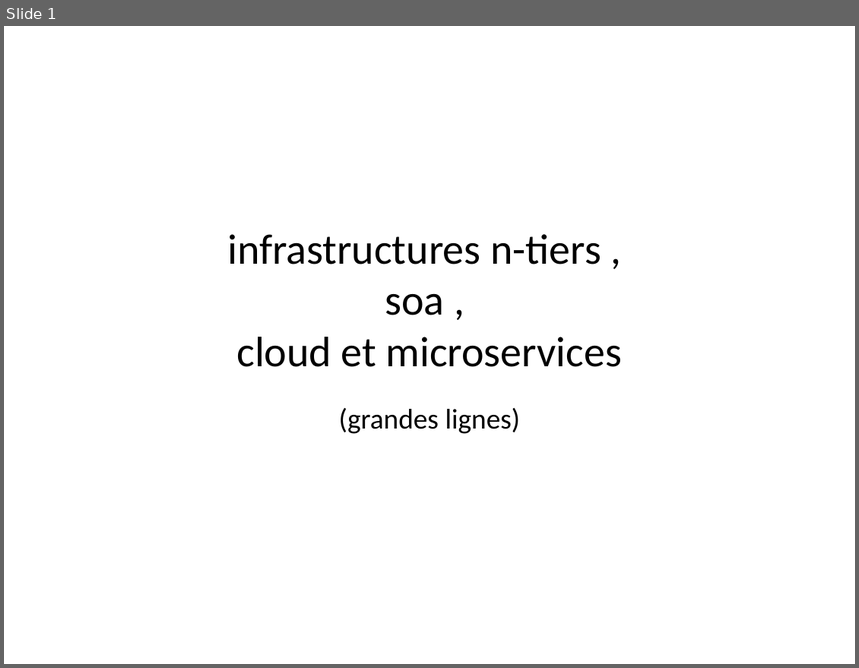
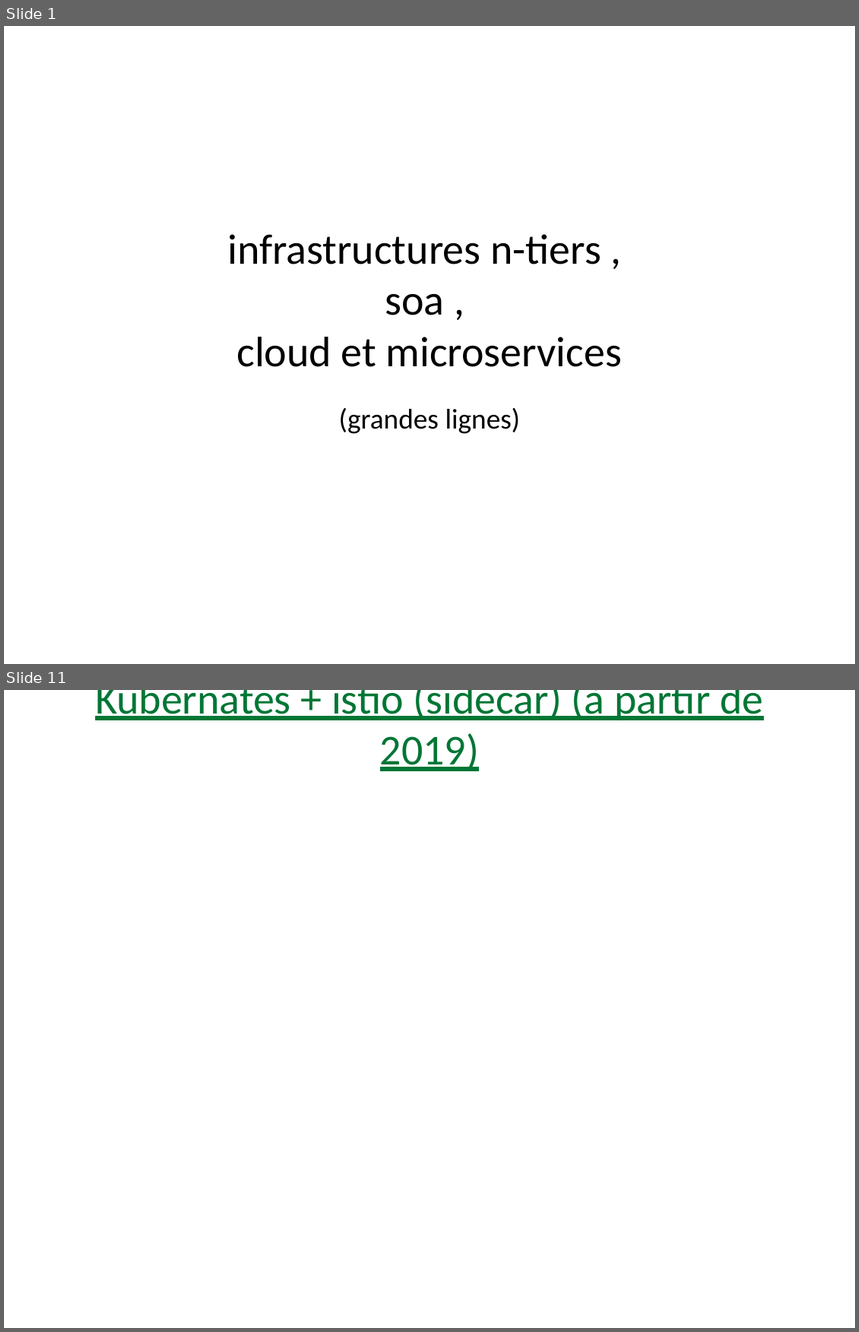
Before and after one commit to didier-tp/afc2021, a slide deck: docs/infrastructures_cloud_et_microservices.pptx. Shown one above the other, each under a label of ours: slide 1 before the commit, slides 1 and 11 after it; the slides between them are not shown. The pictures are 859x668 and 859x1332 pixels, drawn with LibreOffice and Linux fonts; fonts in the diff are those of the drawing. Boxes give left, top, right and bottom in pixels: in the first picture for what was removed or moved away, otherwise in the second. Text is boxed around its words. In the diff, an @@ line names an element or a change of style, - is before the commit and + after.

```diff
--- a/docs/infrastructures_cloud_et_microservices.pptx
+++ b/docs/infrastructures_cloud_et_microservices.pptx
@@ slide 11 added at [4,690,855,1328], background #FFFFFF @@
@@ text added at [95,690,763,771], 36 pt, text #007635, underline @@
+Kubernates + istio (sidecar) (à partir de 2019)
```
Also in this commit, not shown: 9 other slides added, 10 other files.
